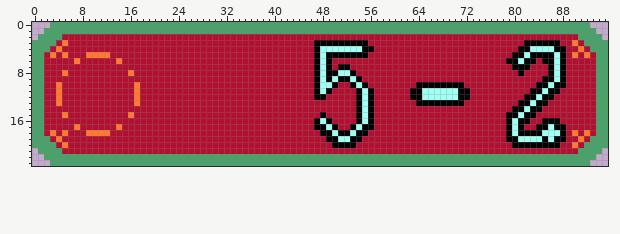
Two versions of one pixel-art file, Assets/Raw/Sprites/Menu/LevelSelect/52.aseprite. Above is the file before it was changed.
96x24 pixels, 1 frame.
After the commit:
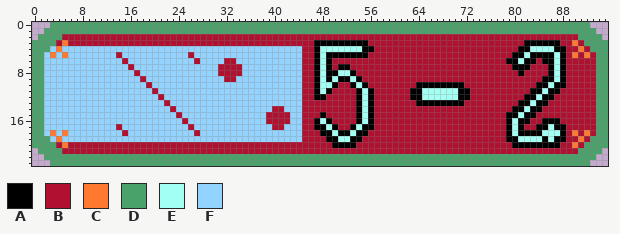
Palette (. is transparent): A #000000  B #b21030  C #ff7930  D #49a269  E #a2fff3  F #92d3ff
The exact change:
--- layers "Number", "Layer 1"
@@ x 0..46 @@
  3 DDDDBCBBBBBBBBBBBBBBBBBBBBBBBBBBBBBBBBBBBBBBBBB
- 4 DDDBCBBBBBBBBBBBBBBBBBBBBBBBBBBBBBBBBBBBBBBBBBB
- 5 DDBCBCBBBCCCCBBBBBBBBBBBBBBBBBBBBBBBBBBBBBBBBBB
- 6 DDBBBBBCBBBBBBCBBBBBBBBBBBBBBBBBBBBBBBBBBBBBBBB
- 7 DDBBBBBBBBBBBBBBBBBBBBBBBBBBBBBBBBBBBBBBBBBBBBB
- 8 DDBBBCBBBBBBBBBBCBBBBBBBBBBBBBBBBBBBBBBBBBBBBBB
- 9 DDBBBBBBBBBBBBBBBBBBBBBBBBBBBBBBBBBBBBBBBBBBBBB
-10 DDBBCBBBBBBBBBBBBCBBBBBBBBBBBBBBBBBBBBBBBBBBBBB
-11 DDBBCBBBBBBBBBBBBCBBBBBBBBBBBBBBBBBBBBBBBBBBBBB
-12 DDBBCBBBBBBBBBBBBCBBBBBBBBBBBBBBBBBBBBBBBBBBBBB
-13 DDBBCBBBBBBBBBBBBCBBBBBBBBBBBBBBBBBBBBBBBBBBBBB
-14 DDBBBBBBBBBBBBBBBBBBBBBBBBBBBBBBBBBBBBBBBBBBBBB
-15 DDBBBCBBBBBBBBBBCBBBBBBBBBBBBBBBBBBBBBBBBBBBBBB
-16 DDBBBBBBBBBBBBBBBBBBBBBBBBBBBBBBBBBBBBBBBBBBBBB
-17 DDBBBBBCBBBBBBCBBBBBBBBBBBBBBBBBBBBBBBBBBBBBBBB
-18 DDBCBCBBBCCCCBBBBBBBBBBBBBBBBBBBBBBBBBBBBBBBBBB
-19 DDDBCBBBBBBBBBBBBBBBBBBBBBBBBBBBBBBBBBBBBBBBBBB
+ 4 DDDFCFFFFFFFFFFFFFFFFFFFFFFFFFFFFFFFFFFFFFFFFBB
+ 5 DDFCFCFFFFFFFFBFFFFFFFFFFFBFFFFFFFFFFFFFFFFFFBB
+ 6 DDFFFFFFFFFFFFFBFFFFFFFFFFFBFFFFBBFFFFFFFFFFFBB
+ 7 DDFFFFFFFFFFFFFFBFFFFFFFFFFFFFFBBBBFFFFFFFFFFBB
+ 8 DDFFFFFFFFFFFFFFFBFFFFFFFFFFFFFBBBBFFFFFFFFFFBB
+ 9 DDFFFFFFFFFFFFFFFFBFFFFFFFFFFFFFBBFFFFFFFFFFFBB
+10 DDFFFFFFFFFFFFFFFFFBFFFFFFFFFFFFFFFFFFFFFFFFFBB
+11 DDFFFFFFFFFFFFFFFFFFBFFFFFFFFFFFFFFFFFFFFFFFFBB
+12 DDFFFFFFFFFFFFFFFFFFFBFFFFFFFFFFFFFFFFFFFFFFFBB
+13 DDFFFFFFFFFFFFFFFFFFFFBFFFFFFFFFFFFFFFFFFFFFFBB
+14 DDFFFFFFFFFFFFFFFFFFFFFBFFFFFFFFFFFFFFFFBBFFFBB
+15 DDFFFFFFFFFFFFFFFFFFFFFFBFFFFFFFFFFFFFFBBBBFFBB
+16 DDFFFFFFFFFFFFFFFFFFFFFFFBFFFFFFFFFFFFFBBBBFFBB
+17 DDFFFFFFFFFFFFBFFFFFFFFFFFBFFFFFFFFFFFFFBBFFFBB
+18 DDFCFCFFFFFFFFFBFFFFFFFFFFFBFFFFFFFFFFFFFFFFFBB
+19 DDDFCFFFFFFFFFFFFFFFFFFFFFFFFFFFFFFFFFFFFFFFFBB
 20 DDDDBCBBBBBBBBBBBBBBBBBBBBBBBBBBBBBBBBBBBBBBBBB
Boxes around the changes in both pictures, in picture pixels (x1, y1, x2, y2):
changed: (44, 46, 302, 142)
